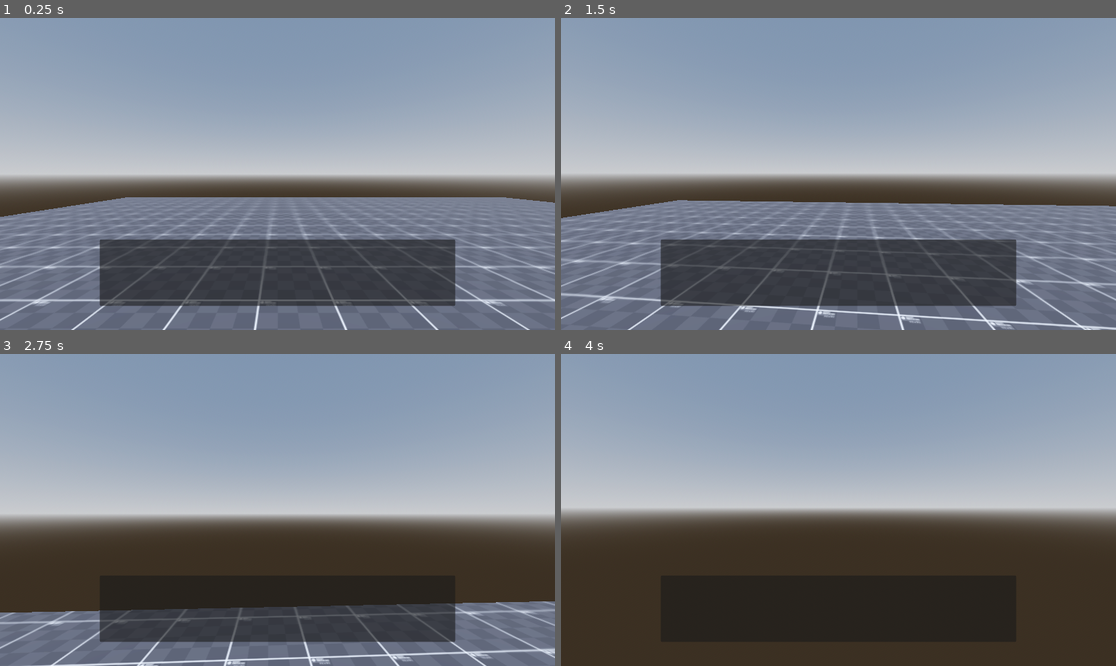
Above: before the commit, frames 1-4 (two rows, left to right).
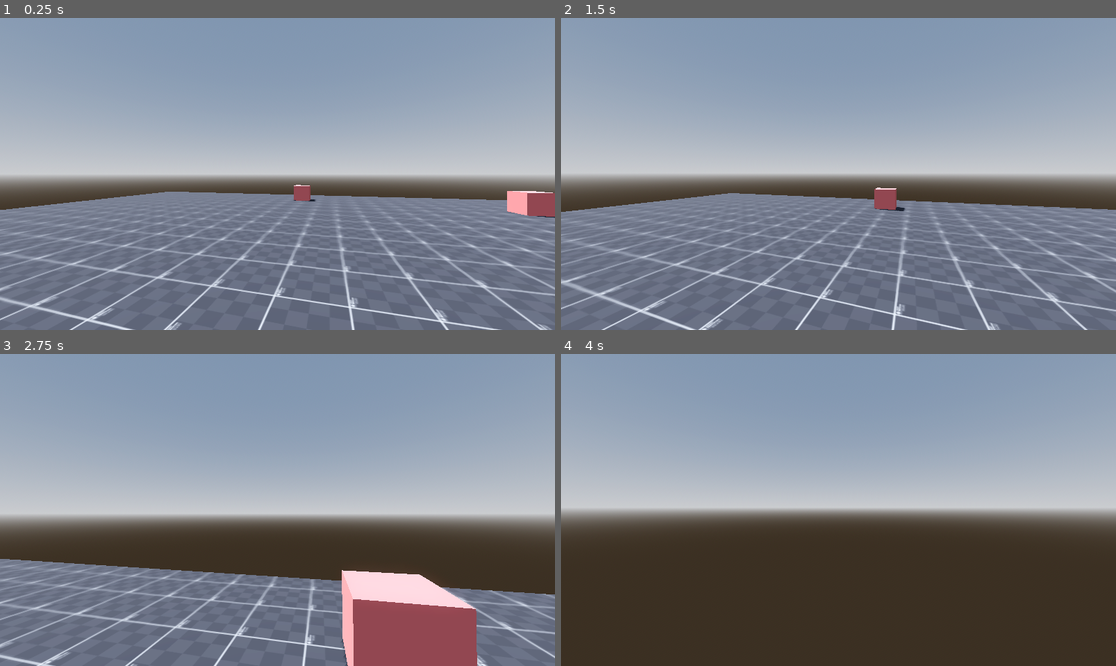
Above: after the commit, the same moments.

Repository: RasyaDevansyah/dialouge-system
Game: Godot game, scene res://Scenes/World.tscn
The game is run twice, just before and just after one commit, with the same random seed, the same clock (stepped at 60 frames per second) and the same inputs.
Inputs (mouse positions are in pixels of both pictures, inside the frame that each line leads up to):
- Up to frame 1 (0.25 s): no input
- Up to frame 2 (1.5 s): tap Enter (ui_accept) at 0.5, 0.77 s; move the mouse to (866, 174) at 0.52 s; hold E (interact) 0.53-1.28 s; hold W (forward) from 0.53 s (still down); move the mouse to (810, 174) at 1.27 s; tap E (interact) at 1.35 s
- Up to frame 3 (2.75 s): keep holding W (forward); tap Enter (ui_accept) at 1.52 s; move the mouse to (288, 503) at 2.02 s; hold Shift (sprint) from 2.03 s (still down); tap E (interact) at 2.3 s
- Up to frame 4 (4 s): keep holding W (forward); move the mouse to (832, 516) at 2.77 s; release Shift (sprint) at 2.78 s; tap E (interact) at 2.85 s; tap Enter (ui_accept) at 3.02, 3.77 s; move the mouse to (877, 513) at 3.52 s; hold E (interact) from 3.53 s (still down)

The runs differ from the first frame. In frame 1, 19% of the frame differs, in the area x 0-100%, y 53-100%; in frame 2, 20%; in frame 3, 22%, in the area x 0-100%, y 65-100%; in frame 4, less than 0.1%.

Commit message:
Option and incrementing dialogue system

Diff:
--- a/JSONData/SD1.json
+++ b/JSONData/SD1.json
@@ -3,7 +3,7 @@
 	"character": "papyrus",
 	"expression": "mad",
 	"text": [
-	  "SANS!!",
+	  "SANS!!\n",
       "WHERE'S THE PUZZLE!!!"
 	]
   },
@@ -11,7 +11,7 @@
 	"character": "sans",
 	"expression": "neutral",
 	"text": [
-	  "it's right there.",
+	  "it's right there.\n",
       "on the ground."
 	]
   },
@@ -20,7 +20,7 @@
 	"expression": "neutral",
 	"text": [
 	  "trust me.",
-      "there's no way they can get past this one."
+      " there's no way they can get past this one."
 	],
 	"function": "end_dialogue"
   },
@@ -28,7 +28,7 @@
 	"character": "papyrus",
 	"expression": "mad",
 	"text": [
-	  "SANS!!!",
+	  "SANS!!!\n",
       "THAT DIDN'T DO ANYTHING!"
 	]
   },
@@ -46,7 +46,7 @@
 	"character": "papyrus",
 	"expression": "mad",
 	"text": [
-	  "WHAT!?",
+	  "WHAT!?\n",
       "CROSSWORD!?"
 	]
   },
@@ -69,7 +69,7 @@
 	"character": "sans",
 	"expression": "neutral",
 	"text": [
-	  "what? really, dude?",
+	  "what? really, dude? ",
       "that easy-peasy word scramble?"
 	]
   },
@@ -87,7 +87,7 @@
 	"character": "papyrus",
 	"expression": "mad",
 	"text": [
-	  "HUMAN!!!",
+	  "HUMAN!!!\n",
       "SOVE THIS DISPUTE!"
 	]
   },
@@ -96,8 +96,8 @@
 	"expression": null,
 	"text": "(which is harder?)",
 	"go to": [
-	  "SD1_16",
-      "SD1_19"
+	  "16",
+      "19"
 	],
 	"options": [
 	  "Jumble",
@@ -121,7 +121,8 @@
   "SD1_17": {
 	"character": "papyrus",
 	"expression": "happy",
-	"text": "IF THEY ALSO FIND JUMBLE SO DIFFICULT!"
+	"text": "IF THEY ALSO FIND JUMBLE SO DIFFICULT!",
+	"function": "end_dialogue"
   },
   "SD1_18": {
 	"character": "papyrus",
--- a/Scenes/Player/Player.gd
+++ b/Scenes/Player/Player.gd
@@ -117,14 +117,3 @@
 func cam_tilt_func(input_x, rot, delta):
 	if cam_tilt:
 		cam_tilt.rotation.z = lerp(cam_tilt.rotation.z, -input_x * rot, 10 * delta)
-
-
-func _on_melee_manager_applied_impulse(dir):
-	print(dir)
-	if is_on_floor():
-		direction = transform.basis * Vector3.FORWARD * dir
-	else:
-		direction = transform.basis * Vector3.FORWARD * dir * 0.5
-	pass # Replace with function body.
-
-	#abcd
--- a/Scenes/Player/PlayerTemplate.tscn
+++ b/Scenes/Player/PlayerTemplate.tscn
@@ -49,45 +49,4 @@
 offset_bottom = 37.0
 grow_horizontal = 2
 grow_vertical = 2
-
-[node name="DialogueBox" type="Control" parent="CanvasLayer"]
-layout_mode = 3
-anchors_preset = 7
-anchor_left = 0.5
-anchor_top = 1.0
-anchor_right = 0.5
-anchor_bottom = 1.0
-offset_left = -20.0
-offset_top = -40.0
-offset_right = 20.0
-grow_horizontal = 2
-grow_vertical = 0
-
-[node name="PanelContainer" type="PanelContainer" parent="CanvasLayer/DialogueBox"]
-layout_mode = 1
-anchors_preset = 7
-anchor_left = 0.5
-anchor_top = 1.0
-anchor_right = 0.5
-anchor_bottom = 1.0
-offset_left = -369.0
-offset_top = -188.0
-offset_right = 369.0
-offset_bottom = -50.0
-grow_horizontal = 2
-grow_vertical = 0
-
-[node name="MarginContainer" type="MarginContainer" parent="CanvasLayer/DialogueBox/PanelContainer"]
-layout_mode = 2
-theme_override_constants/margin_left = 10
-theme_override_constants/margin_top = 10
-theme_override_constants/margin_right = 10
-theme_override_constants/margin_bottom = 10
-
-[node name="Label" type="Label" parent="CanvasLayer/DialogueBox/PanelContainer/MarginContainer"]
-custom_minimum_size = Vector2(10, 10)
-layout_mode = 2
-size_flags_vertical = 1
-theme_override_font_sizes/font_size = 21
-autowrap_mode = 1
-text_overrun_behavior = 1
+metadata/_edit_use_anchors_ = true
--- a/Scenes/Player/interact_system.gd
+++ b/Scenes/Player/interact_system.gd
@@ -6,7 +6,7 @@
 
 func _unhandled_input(event: InputEvent) -> void:
 	if event.is_action_pressed("interact"):
-		if raycast_3D.is_colliding() and raycast_3D.get_collider() is Interact:
+		if raycast_3D.is_colliding() and raycast_3D.get_collider() is Interact and raycast_3D.get_collider().active:
 			var col : Interact = raycast_3D.get_collider()
 			col.triggerInteract()
 
@@ -14,7 +14,7 @@
 
 
 func _process(_delta: float) -> void:
-	if raycast_3D.is_colliding() and raycast_3D.get_collider() is Interact:
+	if raycast_3D.is_colliding() and raycast_3D.get_collider() is Interact and raycast_3D.get_collider().active:
 		var col : Interact = raycast_3D.get_collider()
 		interact_label.visible = true
 		interact_label.text = col.text + " [E]"
--- /dev/null
+++ b/Scenes/TalkInteract.gd
@@ -0,0 +1,11 @@
+extends Interact
+
+@export var dialogue_manager: dialouge_manager
+@export var dialogue_id : String
+@export var dialogue_index : int
+
+
+func triggerInteract() -> void:
+	dialogue_manager.start_dialogue(dialogue_id, dialogue_index)
+	active = false
+	pass
--- a/Scenes/World.tscn
+++ b/Scenes/World.tscn
@@ -3,7 +3,7 @@
 [ext_resource type="PackedScene" uid="uid://blj2mx7nglncy" path="res://Scenes/Player/PlayerTemplate.tscn" id="1_5cjrv"]
 [ext_resource type="Texture2D" uid="uid://8bnltx045gvw" path="res://godot-prototype-texture/Vector/checker_black_512x512.svg" id="1_j0p05"]
 [ext_resource type="Script" uid="uid://cbrx3iyc3speo" path="res://Scenes/dialogue_manager.gd" id="3_5nsto"]
-[ext_resource type="Script" uid="uid://mtcasspe3563" path="res://Scenes/interact.gd" id="4_gjpho"]
+[ext_resource type="Script" uid="uid://c6v486ddh0mts" path="res://Scenes/TalkInteract.gd" id="4_gjpho"]
 
 [sub_resource type="ProceduralSkyMaterial" id="ProceduralSkyMaterial_5cjrv"]
 sky_horizon_color = Color(0.66224277, 0.6717428, 0.6867428, 1)
@@ -45,16 +45,85 @@
 material = SubResource("StandardMaterial3D_5nsto")
 
 [node name="Player" parent="." instance=ExtResource("1_5cjrv")]
-transform = Transform3D(1, 0, 0, 0, 1, 0, 0, 0, 1, -2.7527575, 1.5, 1.7488389)
+transform = Transform3D(0.24865611, 0, -0.9685918, 0, 1, 0, 0.9685918, 0, 0.24865611, -2.7527575, 1.5, 1.7488389)
 
-[node name="DialogueManager" type="Node3D" parent="."]
+[node name="DialogueManager" type="Node3D" parent="." node_paths=PackedStringArray("player", "label", "dialogue_box", "options", "optionsContainer")]
 script = ExtResource("3_5nsto")
 jsonDialogue = "res://JSONData/SD1.json"
+player = NodePath("../Player")
+label = NodePath("../CanvasLayer/DialogueBox/PanelContainer/VBoxContainer/TextBox/Label")
+dialogue_box = NodePath("../CanvasLayer/DialogueBox")
+options = NodePath("../CanvasLayer/DialogueBox/PanelContainer/VBoxContainer/Options")
+optionsContainer = NodePath("../CanvasLayer/DialogueBox/PanelContainer/VBoxContainer/Options/HBoxContainer")
 
-[node name="InteractObject" type="StaticBody3D" parent="."]
+[node name="CanvasLayer" type="CanvasLayer" parent="."]
+
+[node name="DialogueBox" type="Control" parent="CanvasLayer"]
+layout_mode = 3
+anchors_preset = 7
+anchor_left = 0.5
+anchor_top = 1.0
+anchor_right = 0.5
+anchor_bottom = 1.0
+offset_left = -20.0
+offset_top = -40.0
+offset_right = 20.0
+grow_horizontal = 2
+grow_vertical = 0
+
+[node name="PanelContainer" type="PanelContainer" parent="CanvasLayer/DialogueBox"]
+layout_mode = 1
+anchors_preset = 7
+anchor_left = 0.5
+anchor_top = 1.0
+anchor_right = 0.5
+anchor_bottom = 1.0
+offset_left = -369.0
+offset_top = -188.0
+offset_right = 369.0
+offset_bottom = -50.0
+grow_horizontal = 2
+grow_vertical = 0
+
+[node name="VBoxContainer" type="VBoxContainer" parent="CanvasLayer/DialogueBox/PanelContainer"]
+layout_mode = 2
+
+[node name="TextBox" type="MarginContainer" parent="CanvasLayer/DialogueBox/PanelContainer/VBoxContainer"]
+layout_mode = 2
+size_flags_vertical = 3
+theme_override_constants/margin_left = 10
+theme_override_constants/margin_top = 10
+theme_override_constants/margin_right = 10
+theme_override_constants/margin_bottom = 10
+
+[node name="Label" type="Label" parent="CanvasLayer/DialogueBox/PanelContainer/VBoxContainer/TextBox"]
+custom_minimum_size = Vector2(10, 10)
+layout_mode = 2
+size_flags_vertical = 1
+theme_override_font_sizes/font_size = 21
+autowrap_mode = 1
+text_overrun_behavior = 1
+
+[node name="Options" type="MarginContainer" parent="CanvasLayer/DialogueBox/PanelContainer/VBoxContainer"]
+visible = false
+layout_mode = 2
+size_flags_horizontal = 4
+theme_override_constants/margin_bottom = 10
+
+[node name="HBoxContainer" type="HBoxContainer" parent="CanvasLayer/DialogueBox/PanelContainer/VBoxContainer/Options"]
+layout_mode = 2
+
+[node name="Button" type="Button" parent="CanvasLayer/DialogueBox/PanelContainer/VBoxContainer/Options/HBoxContainer"]
+layout_mode = 2
+
+[node name="Button2" type="Button" parent="CanvasLayer/DialogueBox/PanelContainer/VBoxContainer/Options/HBoxContainer"]
+layout_mode = 2
+
+[node name="InteractObject" type="StaticBody3D" parent="." node_paths=PackedStringArray("dialogue_manager")]
 transform = Transform3D(1, 0, 0, 0, 1, 0, 0, 0, 1, 10.7839775, 0.93860006, 0)
 script = ExtResource("4_gjpho")
-text = "Talk"
+dialogue_manager = NodePath("../DialogueManager")
+dialogue_id = "SD1"
 metadata/_edit_group_ = true
 
 [node name="MeshInstance3D" type="MeshInstance3D" parent="InteractObject"]
@@ -62,3 +131,17 @@
 
 [node name="CollisionShape3D" type="CollisionShape3D" parent="InteractObject"]
 shape = SubResource("BoxShape3D_5nsto")
+
+[node name="InteractObject2" type="StaticBody3D" parent="." node_paths=PackedStringArray("dialogue_manager")]
+transform = Transform3D(1, 0, 0, 0, 1, 0, 0, 0, 1, 8.3743925, 0.93860006, 10.110013)
+script = ExtResource("4_gjpho")
+dialogue_manager = NodePath("../DialogueManager")
+dialogue_id = "SD1"
+dialogue_index = 3
+metadata/_edit_group_ = true
+
+[node name="MeshInstance3D" type="MeshInstance3D" parent="InteractObject2"]
+mesh = SubResource("BoxMesh_5nsto")
+
+[node name="CollisionShape3D" type="CollisionShape3D" parent="InteractObject2"]
+shape = SubResource("BoxShape3D_5nsto")
--- a/Scenes/dialogue_manager.gd
+++ b/Scenes/dialogue_manager.gd
@@ -1,22 +1,129 @@
 extends Node3D
+class_name dialouge_manager
+
 @export var jsonDialogue : String
 
 var data : Dictionary
 var access : FileAccess
 
+@warning_ignore("unused_signal")
+signal dialogue_started()
+@warning_ignore("unused_signal")
+signal dialouge_ended()
+
+
+@export var player: Player
+@export var label : Label
+@export var dialogue_box: Control
+@export var options : MarginContainer
+@export var optionsContainer: HBoxContainer
+
+
+#dialogue Properties
+enum states {
+	NOT_PLAYING,
+	PLAYING,
+	WAITING_NEXT_DIALOGUE,
+	WAITING_NEXT_INPUT
+
+}
+var currentState : states = states.NOT_PLAYING
+var currentDialogue : Dictionary
+var nextDialogueID : String
+var nextDialogueIndex : int
+
+@export var speed : float = 5
+@export var waitSeconds : float = 0.5
+
 func _ready() -> void:
+	dialogue_box.visible = false
+	options.visible = false # Ensure options are hidden at start
 	access = FileAccess.open(jsonDialogue, FileAccess.READ)
 	data = JSON.parse_string(access.get_as_text())
 	access.close()
 
-	# Testing if Json can be read
+	# Example of how to start the dialogue
+	# start_dialogue("SD1", 0)
 
-	print(data["SD1_1"])
-	print(data["SD1_1"]["character"])
-	print(data["SD1_1"]["expression"])
 
-	if data["SD1_1"]["text"] is Array:
-		for text in data["SD1_1"]["text"]:
-			print(text)
-	elif data["SD1_1"]["text"] is String:
-		print(data["SD1_1"]["text"])
+func _unhandled_input(event: InputEvent) -> void:
+	# Only advance dialogue on input if we are in the PLAYING state
+	# This prevents skipping dialogue while waiting for player to choose an option
+	if event.is_action_pressed("dialogueInteract") and currentState == states.PLAYING:
+		if nextDialogueID == "" or nextDialogueIndex == -1:
+			end_dialogue()
+		else:
+			start_dialogue(nextDialogueID, nextDialogueIndex)
+
+
+func start_dialogue(dialogueID : String, dialogueIndex : int):
+	currentDialogue = data.get(dialogueID +"_"+ str(dialogueIndex), {})
+
+	if currentDialogue:
+		currentState = states.PLAYING
+		label.text = ""
+		dialogue_box.visible = true
+
+		# Handle if text is a single line or an array of lines
+		if currentDialogue["text"] is Array:
+			for text in currentDialogue["text"]:
+				label.text += text
+		elif currentDialogue["text"] is String:
+			label.text = currentDialogue["text"]
+
+		# Check for a function call, like ending the dialogue
+		if currentDialogue.has("function"):
+			match currentDialogue["function"]:
+				"end_dialogue":
+					nextDialogueID = ""
+					nextDialogueIndex = -1
+		else:
+			# By default, prepare to go to the next dialogue entry in sequence
+			nextDialogueID = dialogueID
+			nextDialogueIndex = dialogueIndex + 1
+
+		if currentDialogue.has("options"):
+			_clear_options()
+			player.set_player_control(false)
+			Input.set_mouse_mode(Input.MOUSE_MODE_VISIBLE)
+			currentState = states.WAITING_NEXT_INPUT
+			display_options(currentDialogue.get("options"))
+
+
+func display_options(optionTexts : Array):
+	# Make the options container visible
+	options.visible = true
+	var go_to_indices = currentDialogue.get("go to", [])
+
+	# Defensive check to ensure JSON is structured correctly
+	if optionTexts.size() != go_to_indices.size():
+		printerr("Dialogue options and 'go to' indices do not match!")
+		return
+	for i in range(optionTexts.size()):
+		var button = Button.new()
+		button.text = optionTexts[i]
+		var target_index = go_to_indices[i].to_int()
+		button.pressed.connect(_on_option_selected.bind(target_index))
+		optionsContainer.add_child(button)
+
+
+func _on_option_selected(index : int):
+	player.set_player_control(true)
+	Input.set_mouse_mode(Input.MOUSE_MODE_CAPTURED)
+
+	_clear_options()
+	currentState = states.PLAYING
+	start_dialogue(nextDialogueID, index)
+
+
+func _clear_options():
+	options.visible = false
+	for button in optionsContainer.get_children():
+		button.queue_free()
+
+
+func end_dialogue():
+	dialogue_box.visible = false
+	label.text = ""
+	currentState = states.NOT_PLAYING
+	_clear_options()
--- a/Scenes/interact.gd
+++ b/Scenes/interact.gd
@@ -2,6 +2,7 @@
 class_name Interact
 
 @export var text : String = "Interact"
+var active : bool = true
 
 func triggerInteract() -> void:
 	print("Interacted")
--- a/project.godot
+++ b/project.godot
@@ -11,6 +11,7 @@
 [application]
 
 config/name="DialougeSystem"
+config/tags=PackedStringArray("research")
 run/main_scene="uid://bbksmw6ttgxww"
 config/features=PackedStringArray("4.5", "Forward Plus")
 config/icon="res://icon.svg"
@@ -47,3 +48,9 @@
 "events": [Object(InputEventKey,"resource_local_to_scene":false,"resource_name":"","device":-1,"window_id":0,"alt_press …(192 unchanged characters)…
 ]
 }
+dialogueInteract={
+"deadzone": 0.2,
+"events": [Object(InputEventKey,"resource_local_to_scene":false,"resource_name":"","device":-1,"window_id":0,"alt_pressed":false,"shift_pressed":false,"ctrl_pressed":false,"meta_pressed":false,"pressed":false,"keycode":0,"physical_keycode":69,"key_label":0,"unicode":101,"location":0,"echo":false,"script":null)
+, Object(InputEventKey,"resource_local_to_scene":false,"resource_name":"","device":-1,"window_id":0,"alt_pressed":false,"shift_pressed":false,"ctrl_pressed":false,"meta_pressed":false,"pressed":false,"keycode":0,"physical_keycode":4194309,"key_label":0,"unicode":0,"location":0,"echo":false,"script":null)
+]
+}
Not shown, added: Scenes/TalkInteract.gd.uid
